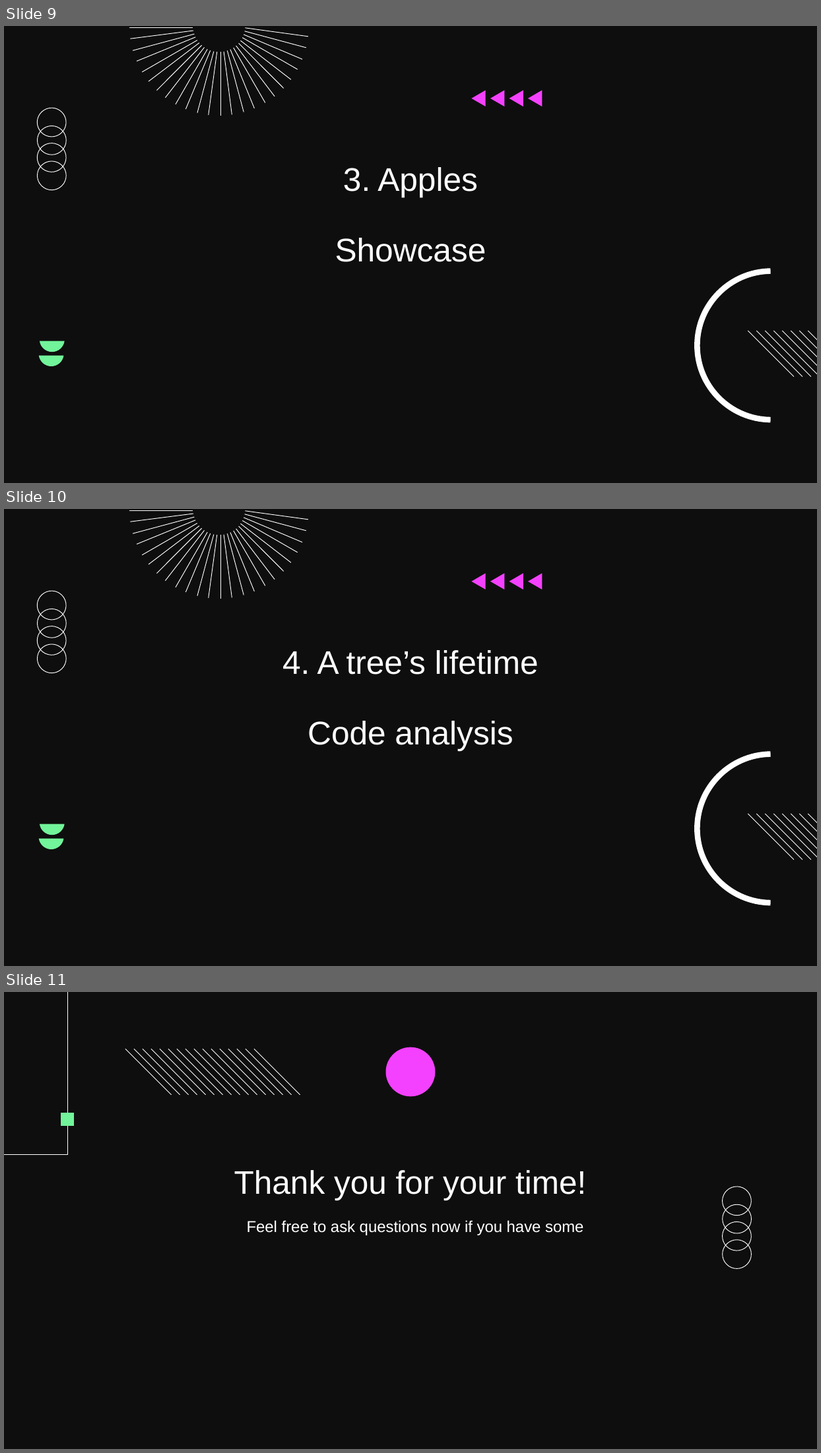
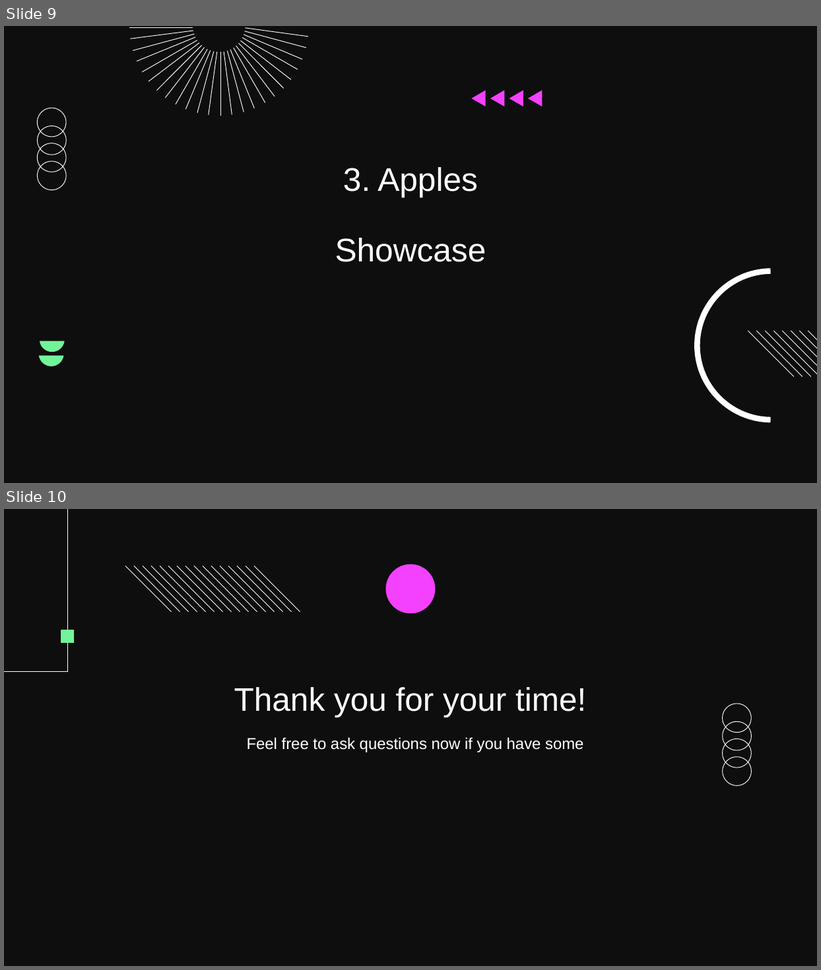
Before and after one commit to Sokkero/schoolThing, a slide deck: Presentation.pptx. Shown one above the other, each under a label of ours: slides 9, 10 and 11 before the commit, slides 9 and 10 after it. The pictures are 821x1453 and 821x970 pixels, drawn with LibreOffice and Linux fonts; fonts in the diff are those of the drawing; background and template pictures are left out. Boxes give left, top, right and bottom in pixels: in the first picture for what was removed or moved away, otherwise in the second. Text is boxed around its words. In the diff, an @@ line names an element or a change of style, - is before the commit and + after.

```diff
--- a/Presentation.pptx
+++ b/Presentation.pptx
@@ slide 10 removed at (x1=4, y1=509, x2=817, y2=966), background picture (left out); not listed: 43 template elements that a slide beside it also shows @@
@@ title removed at (x1=283, y1=650, x2=539, y2=751) @@
-4. A tree’s lifetime
-Code analysis
@@ what was slide 11 is now slide 10 @@
```
Also in this commit, not shown: 1 slide changed, 1 other file.
